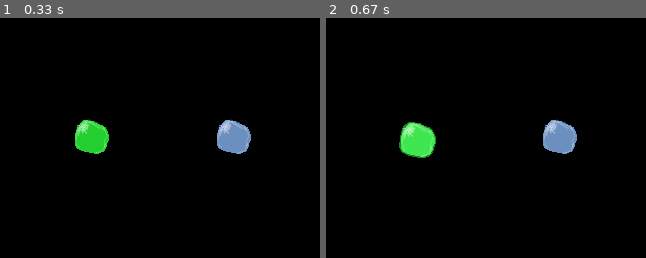
Above: before the commit, frames 1-2 (left to right).
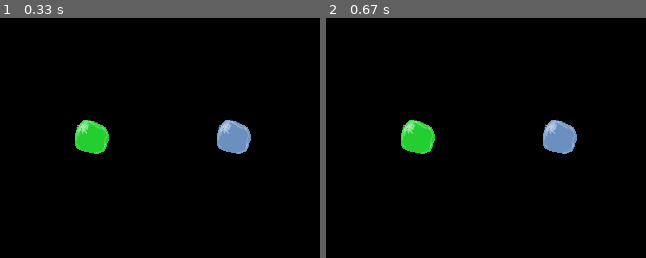
Above: after the commit, the same moments.

Repository: DonBattery/Pygame_Intro
Game: pygame game, started from Pymusic.py
Same seed, same stepped clock (60 frames per second), same inputs: the game is played once before the commit and once after it.
Inputs:
- Up to frame 1 (0.33 s): no input
- Up to frame 2 (0.67 s): tap 1 at 0.33 s
The pictures show only the part of the screen within x 0-50%, y 29-79%; the shares and areas given below are measured in that part.

Frame 1 is identical in both runs. In frame 2, 1.3% of the frame differs, in the area x 22-35%, y 42-59%.

Commit message:
added more comments on Sprite and SpriteGroup

Diff:
--- a/Pymusic.py
+++ b/Pymusic.py
@@ -25,8 +25,13 @@
         pygame.sprite.Sprite.__init__(self)
         self.img1 = img1
         self.img2 = img2
+        # The self.image variable is mandatory for Sprite objects, this contains their actual image
+        # when the sprite-group's draw() method is called, this image will be drawned to the screen
         self.image = self.img1
-        self.rect = self.image.get_rect()
+        # The self.rect is the other mandatory variable for Sprite objects this rectangular
+        # object encloses the sprite-image, and its position will determine where the sprite-image
+        # will be drawn when the sprite-group's draw() method is called
+        self.rect = self.image.get_rect() # get rect lol XD
         self.rect.x = x
         self.rect.y = y
         self.click_timer = 0
@@ -34,9 +39,13 @@
     # If the button is clicked it will change image
     def got_clicked(self):
         self.image = self.img2
-        self.click_timer = 25
+        self.click_timer = 15
 
-    # After 25 frames the button will be change its image back to the original
+    # The update(self) method is a basic empty function of Sprite objects
+    # When the sprite-group's update() method is called it calls all of its
+    # sprite's update() method, so it is clever to keep here the object's game-state
+    # related methods. Like move or collosion detection. Right now we just check if the button
+    # is pressed, and after 15 frames we "unpress" it
     def update(self):
         if self.click_timer > 0:
             self.click_timer -= 1
@@ -50,7 +59,8 @@
 effect3 = pygame.mixer.Sound('SoundEffects\cartoon3.wav')
 effect4 = pygame.mixer.Sound('SoundEffects\cartoon4.wav')
 
-# Load a music file, play it and immediatly pause it (so technically no music will be played now, button5 can start it)
+# Load a music file, play it and immediatly pause it (so technically
+# no music will be played now, button5 can start it anytime during the game)
 pygame.mixer.music.load('Music\shine _like_a_star.mp3')
 pygame.mixer.music.play()
 pygame.mixer.music.pause()
@@ -74,7 +84,8 @@
 button3 = Button(load_image('Graphics\\button3_1.png', 'A'), load_image('Graphics\\button3_2.png', 'A'), screen_width // 9 * 5, screen_height // 2)
 button4 = Button(load_image('Graphics\\button4_1.png', 'A'), load_image('Graphics\\button4_2.png', 'A'), screen_width // 9 * 7, screen_height // 2)
 
-# Make a Sprite-Group for these buttons
+# Make a Sprite-Group for these buttons, this object contains Sprite objects and able to update
+# and draw them atonce
 all_button = pygame.sprite.Group()
 all_button.add(button1, button2, button3, button4)
 
@@ -86,7 +97,7 @@
         if event.type == pygame.KEYDOWN and event.key == K_ESCAPE:
             running = False
 
-        # If the 1 - 4 button is pressed on the keyboard a sound effect will be played, and the corresponding Button object will also be pressed
+        # If the [1] - [4] key is pressed on the keyboard a sound effect will be played, and the corresponding Button object will also be pressed
         if event.type == pygame.KEYDOWN and event.key == K_1:
             button1.got_clicked()
             effect1.play()
@@ -99,7 +110,7 @@
         if event.type == pygame.KEYDOWN and event.key == K_4:
             button4.got_clicked()
             effect4.play()
-        # If the 5 key is pressed on the keyboard the music will be unpaused / paused according to its current state
+        # If the [5] key is pressed on the keyboard the music will be unpaused / paused according to its current state
         if event.type == pygame.KEYDOWN and event.key == K_5:
             if music_paused:
                 pygame.mixer.music.unpause()
